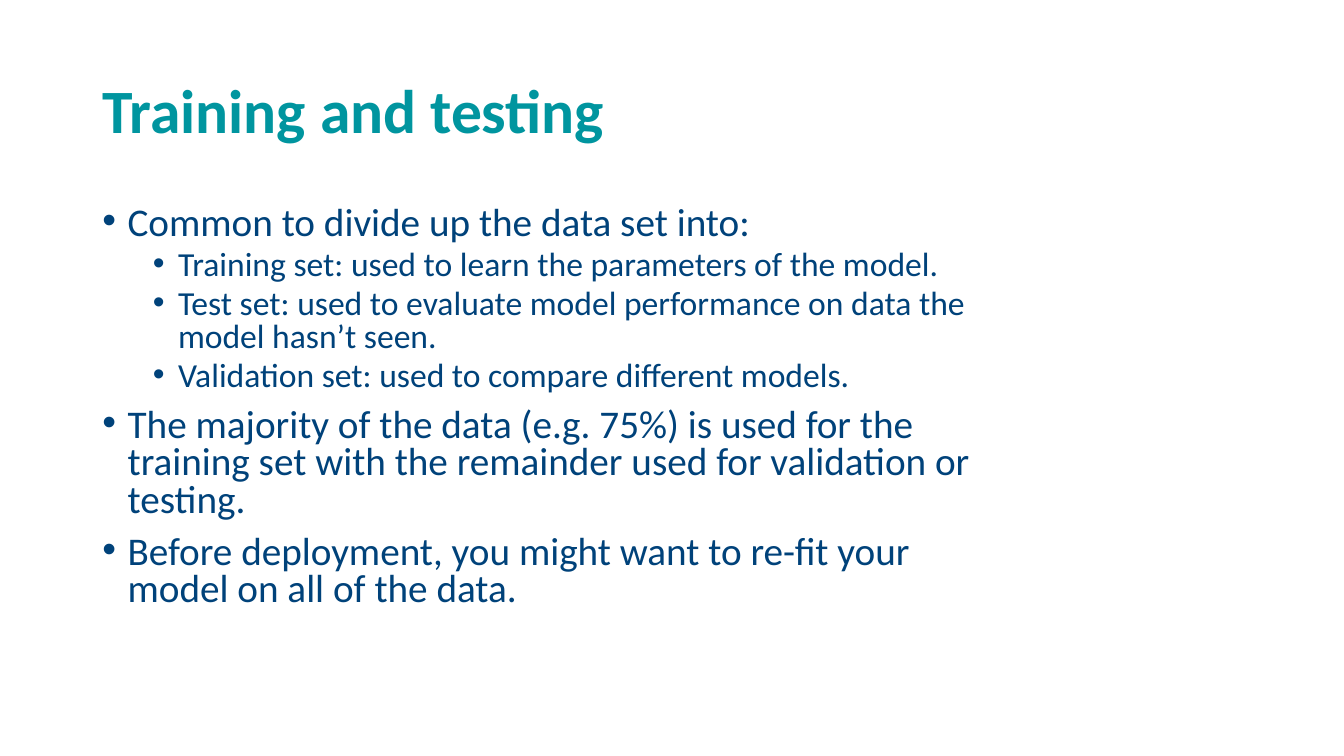
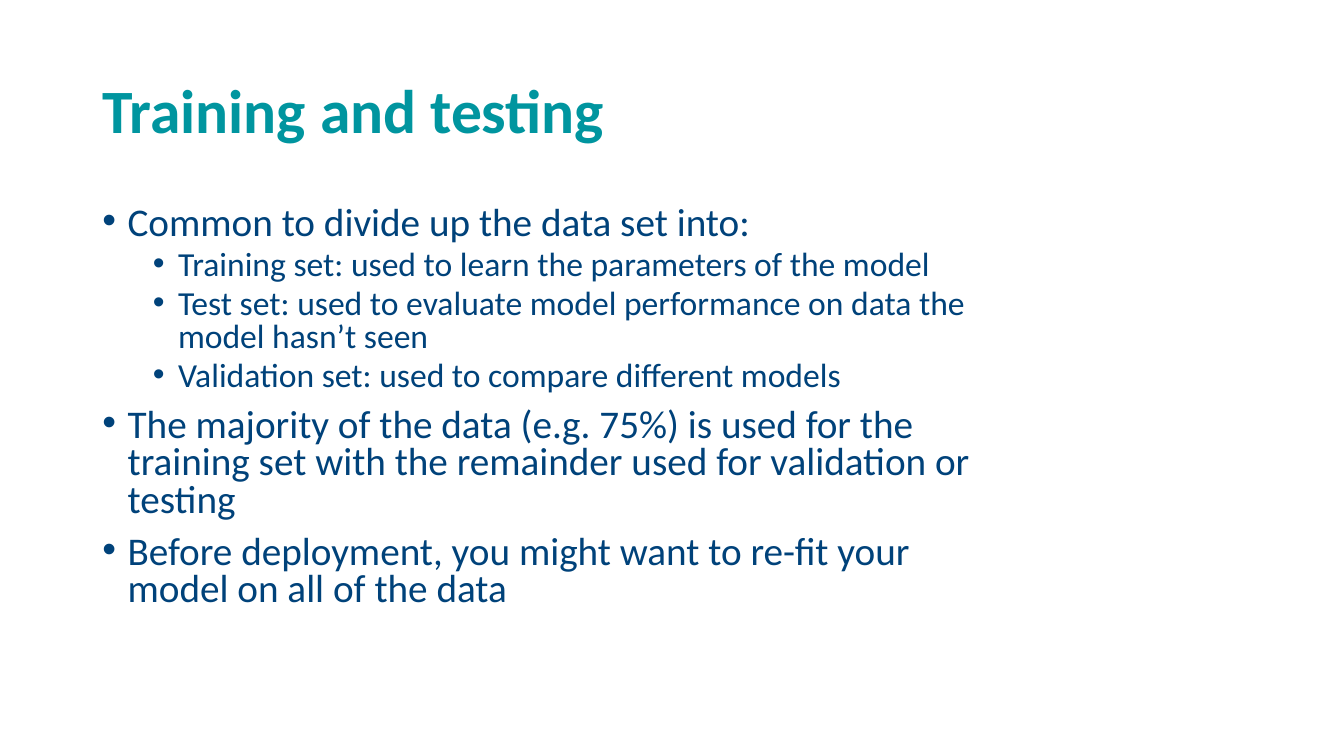
Before and after one commit to andrewcparnell/STAT41130, a slide deck: slide 25 of slides/day 1/D1C1_LR_NNs.pptx. Drawn at 1344x756 pixels with LibreOffice and Linux fonts; fonts in the diff are those of the drawing; background and template pictures are left out. Boxes give left, top, right and bottom in pixels: in the first picture for what was removed or moved away, otherwise in the second. Text is boxed around its words. In the diff, an @@ line names an element or a change of style, - is before the commit and + after.

```diff
--- a/slides/day 1/D1C1_LR_NNs.pptx
+++ b/slides/day 1/D1C1_LR_NNs.pptx
@@ text at box(128, 252, 969, 603): text changed @@
-  • Training set: used to learn the parameters of the model.
-  • Test set: used to evaluate model performance on data the model hasn’t seen.
-  • Validation set: used to compare different models.
-• The majority of the data (e.g. 75%) is used for the training set with the remainder used for validation or testing.
-• Before deployment, you might want to re-fit your model on all of the data.
+  • Training set: used to learn the parameters of the model
+  • Test set: used to evaluate model performance on data the model hasn’t seen
+  • Validation set: used to compare different models
+• The majority of the data (e.g. 75%) is used for the training set with the remainder used for validation or testing
+• Before deployment, you might want to re-fit your model on all of the data
```
Also in this commit, not shown: 5 other slides changed.
